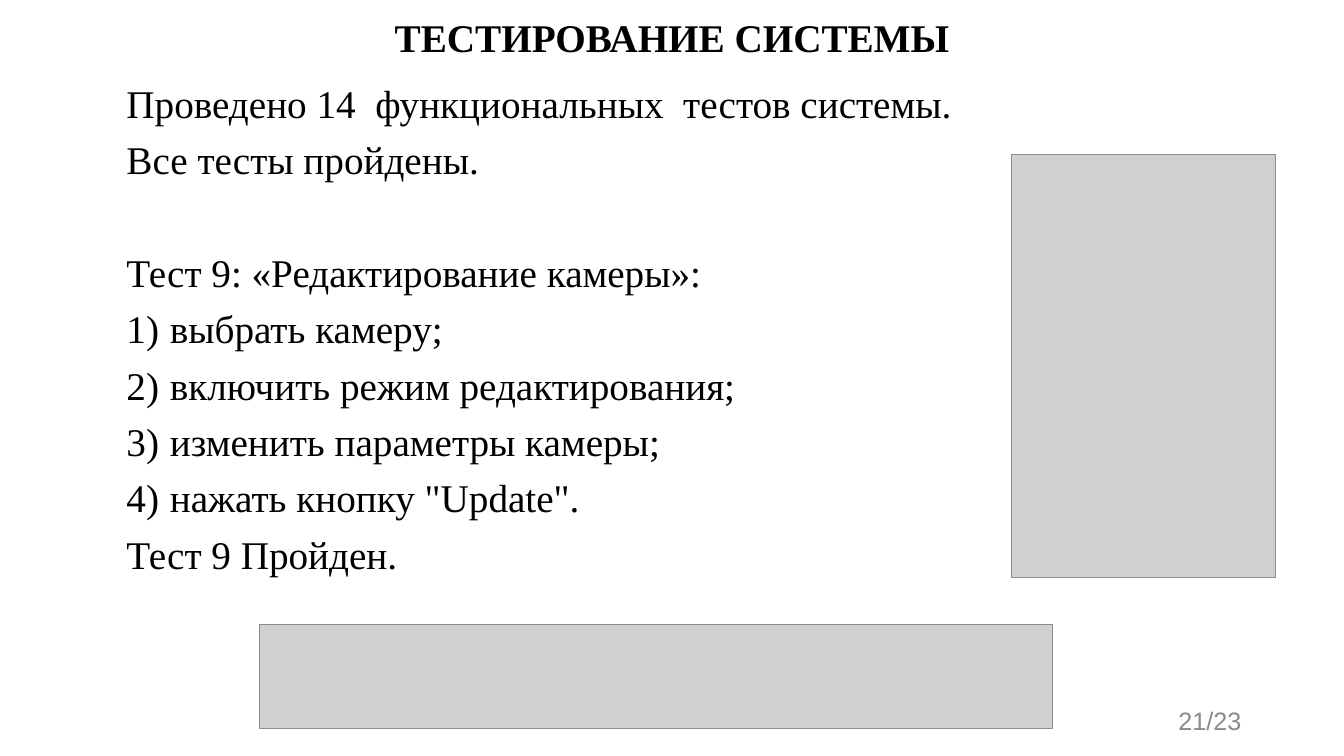
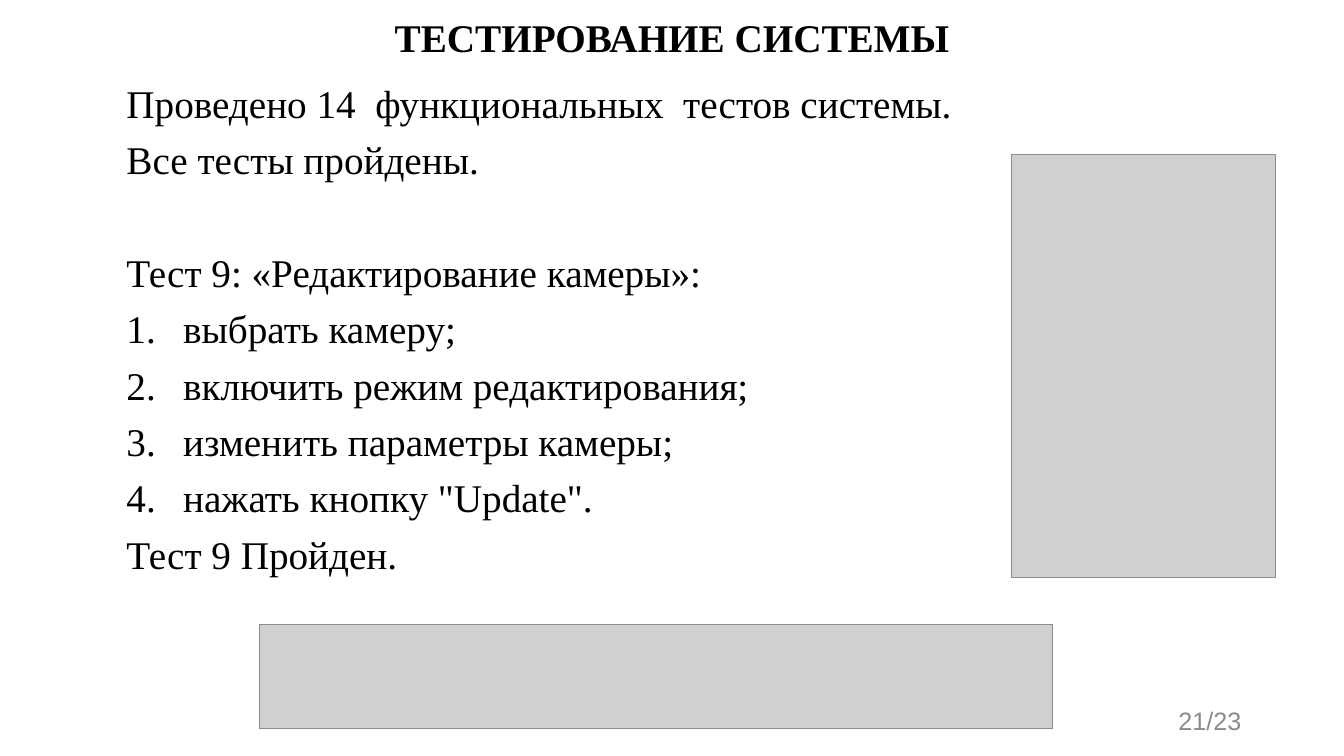
Before and after one commit to evgenkot/uav-route-calculation, a slide deck: slide 21 of doc/GQW/Raschupkin_EV_UAV_Route_Planning.pptx. Drawn at 1344x756 pixels with LibreOffice and Linux fonts; fonts in the diff are those of the drawing; grey boxes stand for pictures. Boxes give left, top, right and bottom in pixels: in the first picture for what was removed or moved away, otherwise in the second. Text is boxed around its words. In the diff, an @@ line names an element or a change of style, - is before the commit and + after.

```diff
--- a/doc/GQW/Raschupkin_EV_UAV_Route_Planning.pptx
+++ b/doc/GQW/Raschupkin_EV_UAV_Route_Planning.pptx
@@ text at bbox=[183, 315, 748, 520]: bullet 1) to 1. @@
```
Also in this commit, not shown: 7 other slides changed, 4 other files.
